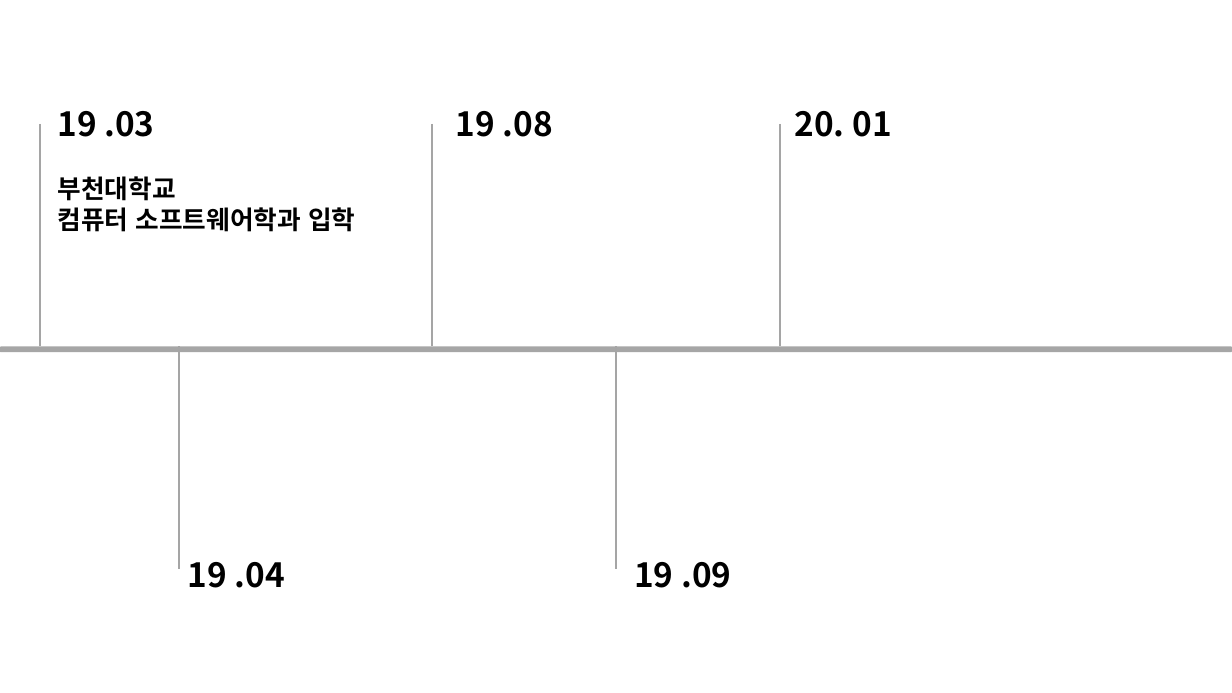
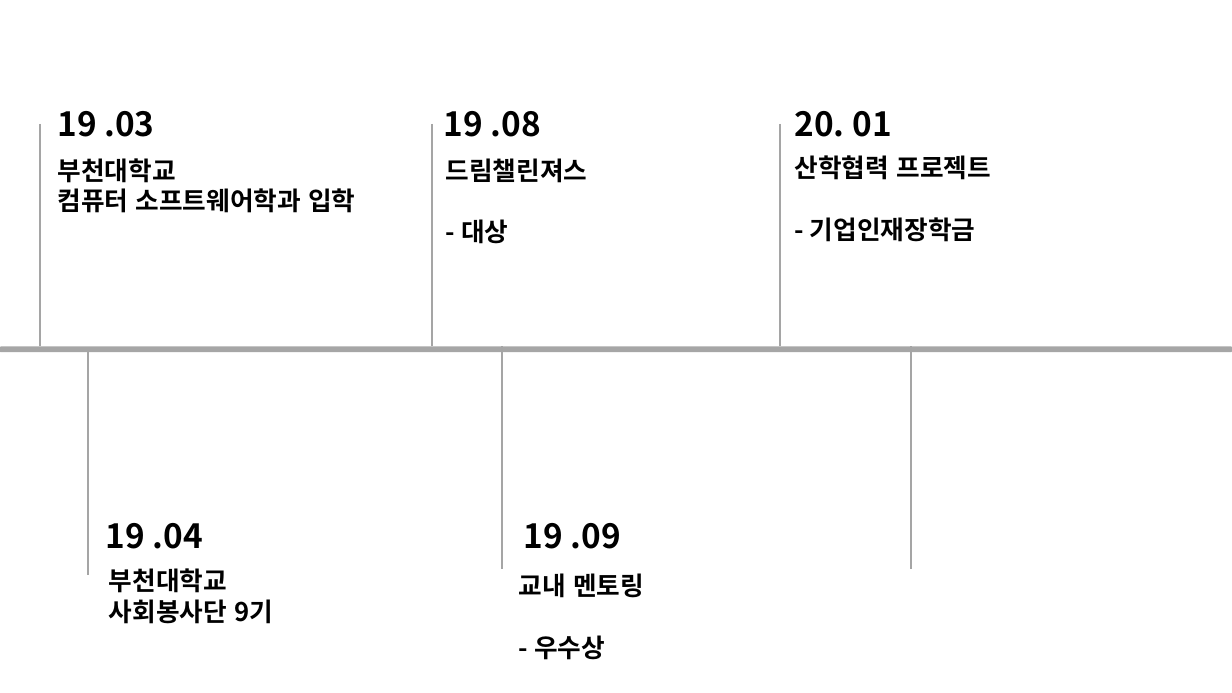
Before and after one commit to ppark-jjong/TIL, a slide deck: slide 6 of etc/2022 부천미래교육센터 멘토링.pptx. Drawn at 1232x693 pixels with LibreOffice and Linux fonts; fonts in the diff are those of the drawing. Boxes give left, top, right and bottom in pixels: in the first picture for what was removed or moved away, otherwise in the second. Text is boxed around its words. In the diff, an @@ line names an element or a change of style, - is before the commit and + after.

```diff
--- a/etc/2022 부천미래교육센터 멘토링.pptx
+++ b/etc/2022 부천미래교육센터 멘토링.pptx
@@ text "19 .08" moved from (x1=456, y1=111, x2=553, y2=137) to (x1=444, y1=111, x2=540, y2=137) @@
@@ text "부천대학교" moved from (x1=57, y1=176, x2=355, y2=232) to (x1=57, y1=158, x2=355, y2=213) @@
@@ text added at (x1=446, y1=158, x2=588, y2=244), 20 pt, text #000000, bold @@
+드림챌린져스
+- 대상
@@ text added at (x1=795, y1=155, x2=991, y2=242), 20 pt, text #000000, bold @@
+산학협력 프로젝트
+- 기업인재장학금
@@ line moved from (178, 347) - (178, 569) to (89, 352) - (89, 575) @@
@@ line moved from (616, 347) - (616, 569) to (502, 347) - (502, 569) @@
@@ line added from (911, 347) to (911, 569), #A5A5A5 1.5 pt @@
@@ text "19 .04" moved from (x1=188, y1=562, x2=285, y2=588) to (x1=106, y1=523, x2=203, y2=549) @@
@@ text "19 .09" moved from (x1=634, y1=562, x2=731, y2=588) to (x1=524, y1=523, x2=621, y2=549) @@
@@ text added at (x1=109, y1=568, x2=273, y2=624), 20 pt, text #000000, bold @@
+부천대학교
+사회봉사단 9기
@@ text added at (x1=519, y1=573, x2=644, y2=660), 20 pt, text #000000, bold @@
+교내 멘토링
+- 우수상
```
Also in this commit, not shown: 2 other slides changed, 24 slides added, 2 slides removed, 2 other files.
